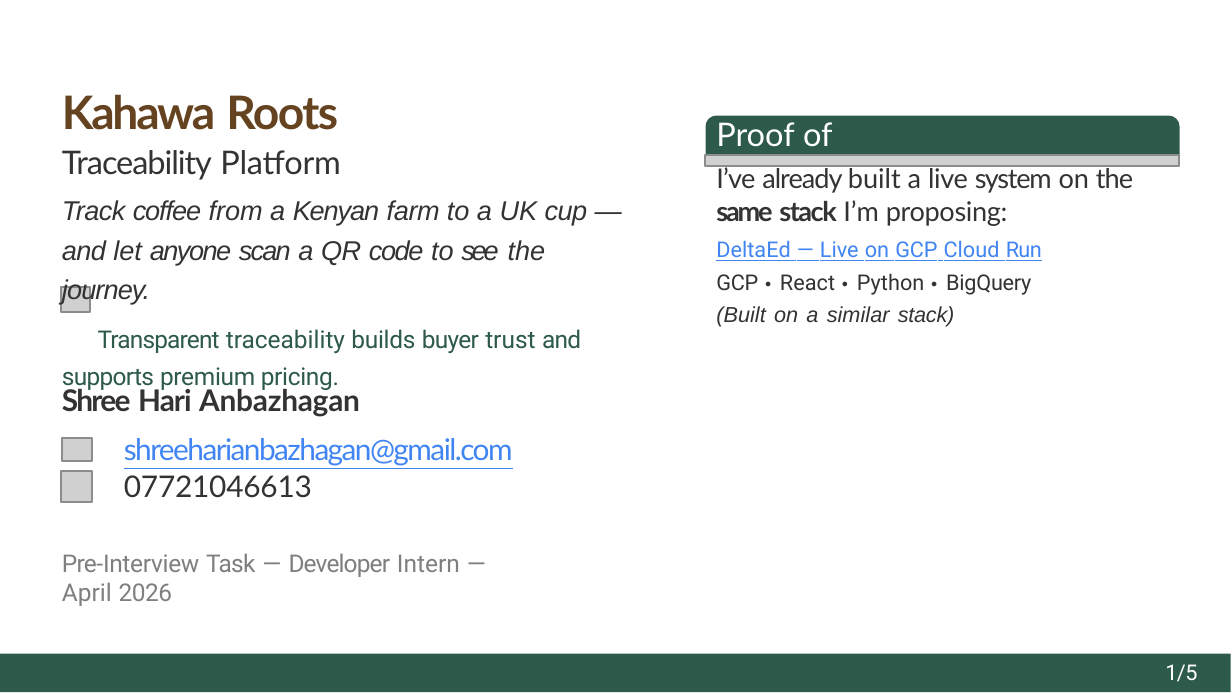
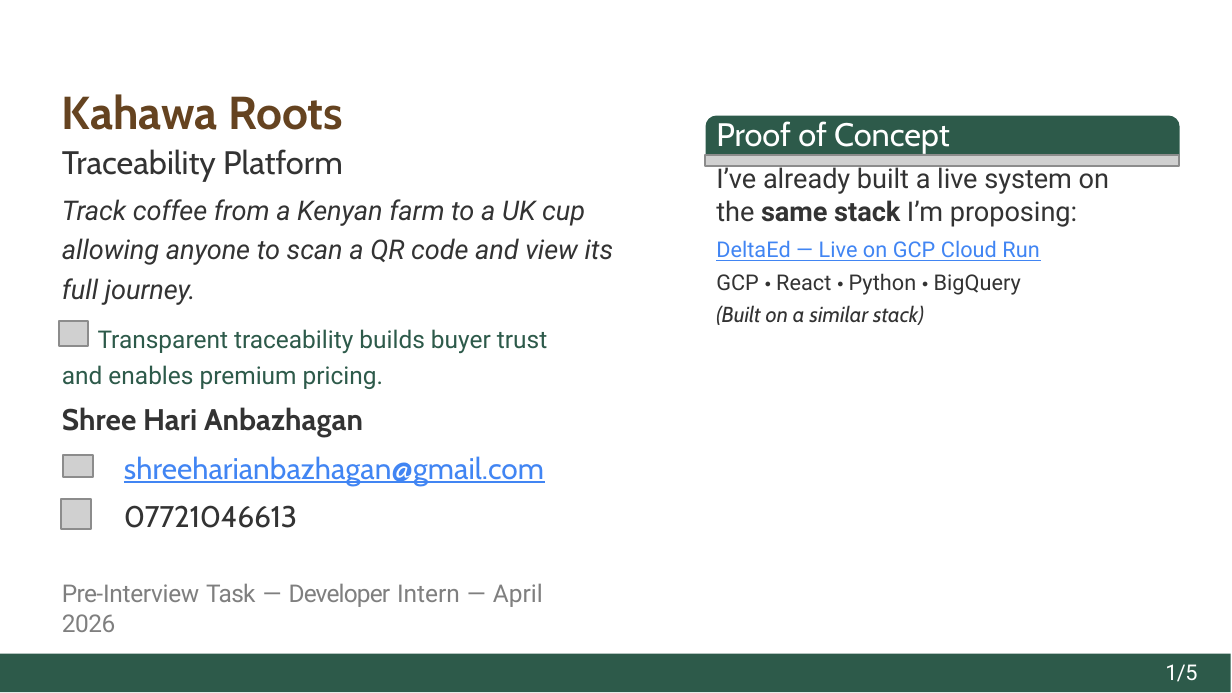
Before and after one commit to ShreehariA/Kahawa-Roots-Pre-Interview-Task, a slide deck: slide 1 of Kahawa_Roots_Pre_Interview_Task_my_approach.pptx. Drawn at 1232x693 pixels with LibreOffice and Linux fonts; fonts in the diff are those of the drawing; grey boxes stand for pictures. Boxes give left, top, right and bottom in pixels: in the first picture for what was removed or moved away, otherwise in the second. Text is boxed around its words. In the diff, an @@ line names an element or a change of style, - is before the commit and + after.

```diff
--- a/Kahawa_Roots_Pre_Interview_Task_my_approach.pptx
+++ b/Kahawa_Roots_Pre_Interview_Task_my_approach.pptx
@@ title "Kahawa Roots" at (62,94,343,130): font Lato to Cabin; letter spacing -0.8 to 0 pt in "Kahawa"; letter spacing -0.6 to 0 pt in "Roots" @@
@@ text "Proof of Concept" at (716,121,950,154): font Lato to Cabin; letter spacing -0.4 to 0 pt in "Concept" @@
@@ text at (62,149,343,182): font Lato to Cabin in "Traceability Platform"; letter spacing -0.4 to 0 pt in "Traceability"; letter spacing -0.1 to 0 pt in "Platform" @@
@@ text "I’ve already built a live ..." at (716,164,1109,325): font Lato to Roboto in "I’ve already built a live system on ..."; letter spacing -0.2 to 0 pt in "I’ve", "Run"; letter spacing -0.3 to 0 pt in "already the"; letter spacing -0.1 to 0 pt in "live proposing:", "GCP GCP BigQuery stack)"; letter spacing -0.5 to 0 pt in "system"; letter spacing -0.8 to 0 pt in "same"; letter spacing -0.6 to 0 pt in "stack"; font Arial to Cabin in "(Built on a similar stack)"; letter spacing 0.9 to 0 pt in "• • •" @@
@@ text at (62,199,614,389): text changed; font Arial to Roboto @@
-Track coffee from a Kenyan farm to a UK cup — and let anyone scan a QR code to see the journey.
-Transparent traceability builds buyer trust and supports premium pricing.
+Track coffee from a Kenyan farm to a UK cup allowing anyone to scan a QR code and view its full journey.
+Transparent traceability builds buyer trust and enables premium pricing.
@@ picture: place and size @@
-picture at (61,287,90,312)
+picture at (59,322,88,348)
@@ text "Shree Hari Anbazhagan": place and size @@
-text "Shree Hari Anbazhagan" at (62,385,513,606)
+text "Shree Hari Anbazhagan" at (62,407,544,607)
@@ text at (62,407,363,436): font Lato to Cabin in "Shree Hari Anbazhagan"; letter spacing -0.7 to 0 pt in "Shree"; letter spacing -0.3 to 0 pt in "Hari"; letter spacing -0.1 to 0 pt in "Anbazhagan" @@
@@ picture: place and size @@
-picture at (62,437,92,459)
+picture at (62,455,92,476)
@@ text at (124,456,544,528): text changed; font Lato to Cabin @@
-shreeharianbazhagan@gmail.com 07721046613
+shreeharianbazhagan@gmail.com
+07721046613
@@ picture: place and size @@
-picture at (61,471,92,502)
+picture at (61,498,92,529)
```
Also in this commit, not shown: 4 other slides changed, 2 other files.
